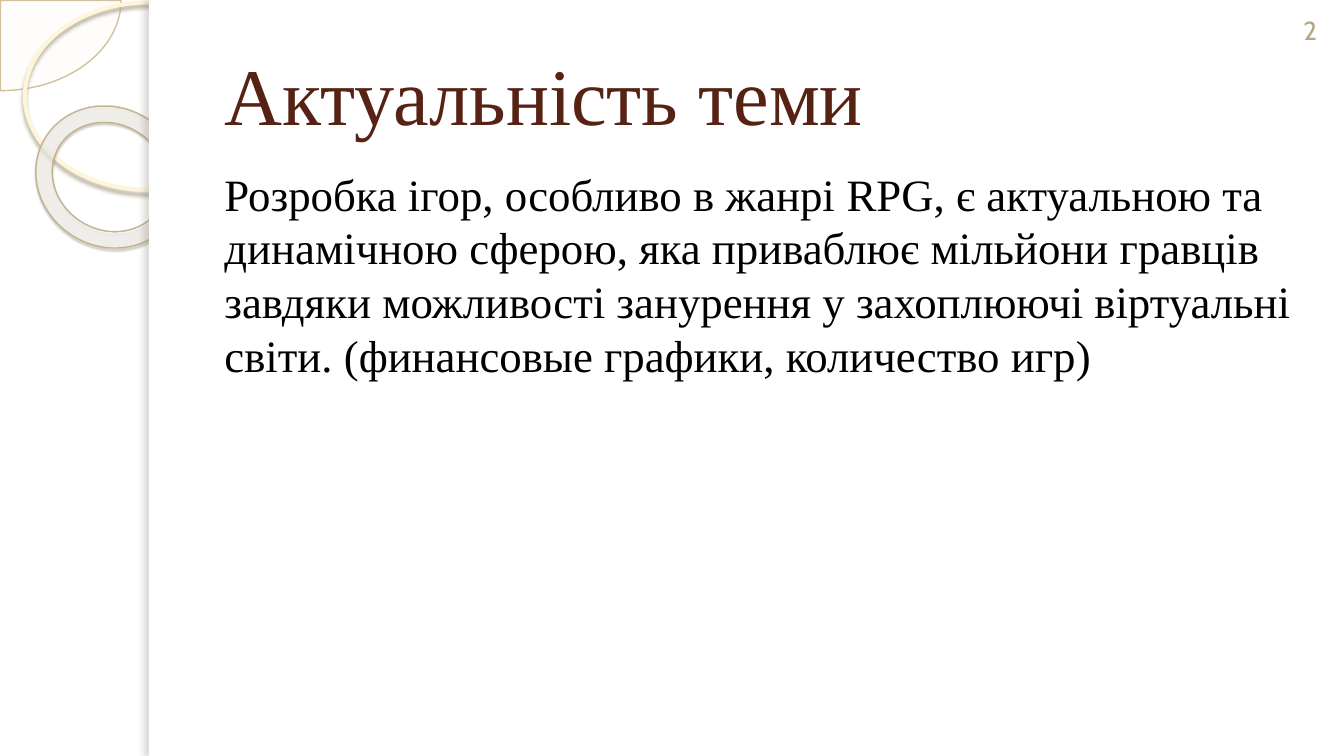
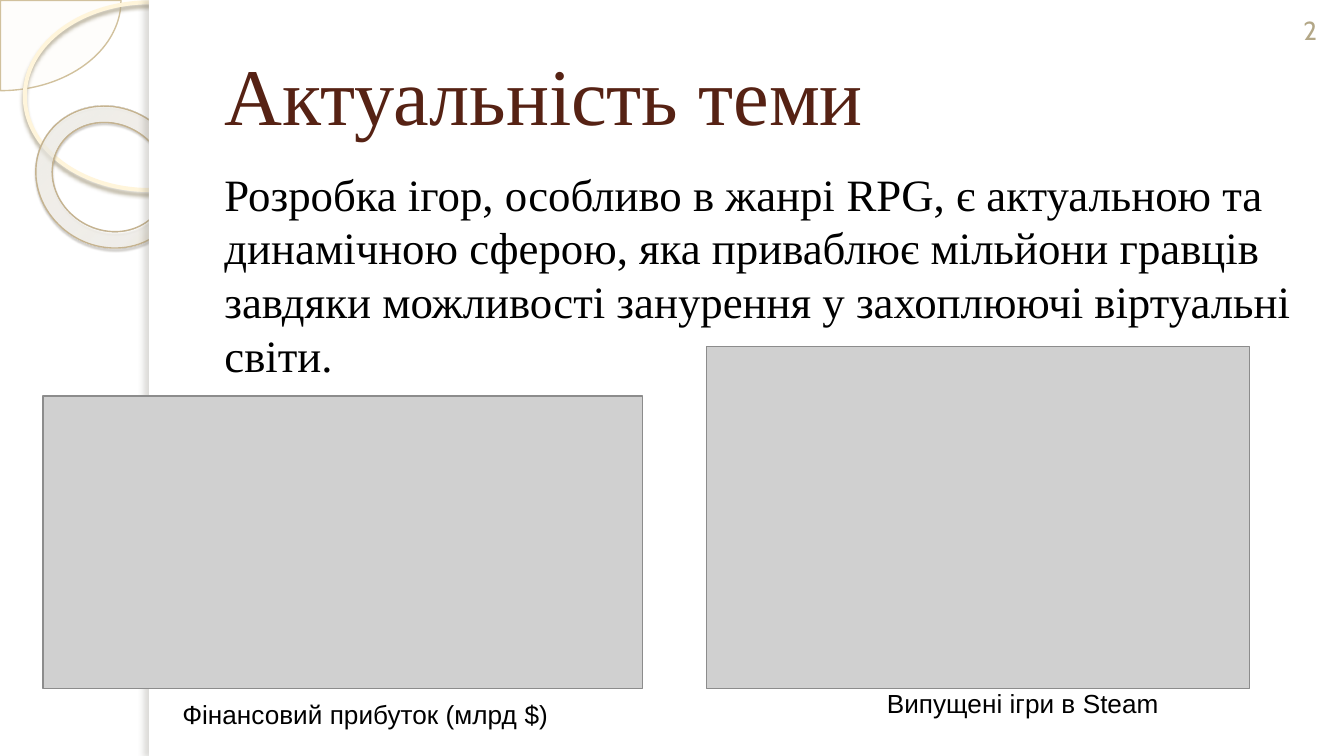
Before and after one commit to mcmcmax437/3D-RPG-Diploma-Thesis, a slide deck: slide 2 of Documents/Презентація_Терешкович_ІТ-02_ПредЗахист.pptx. Drawn at 1344x756 pixels with LibreOffice and Linux fonts; fonts in the diff are those of the drawing; grey boxes stand for pictures; background and template pictures are left out. Boxes give left, top, right and bottom in pixels: in the first picture for what was removed or moved away, otherwise in the second. Text is boxed around its words. In the diff, an @@ line names an element or a change of style, - is before the commit and + after.

```diff
--- a/Documents/Презентація_Терешкович_ІТ-02_ПредЗахист.pptx
+++ b/Documents/Презентація_Терешкович_ІТ-02_ПредЗахист.pptx
@@ text at <box>224,179,1290,373</box>: text changed @@
-Розробка ігор, особливо в жанрі RPG, є актуальною та динамічною сферою, яка приваблює мільйони гравців завдяки можливості занурення у захоплюючі віртуальні світи. (финансовые графики, количество игр)
+Розробка ігор, особливо в жанрі RPG, є актуальною та динамічною сферою, яка приваблює мільйони гравців завдяки можливості занурення у захоплюючі віртуальні світи.
@@ picture added at <box>706,347,1249,689</box> @@
@@ picture added at <box>43,396,642,689</box> @@
@@ text added at <box>182,704,517,730</box>, 14 pt, text #000000 @@
+Фінансовий прибуток (млрд $)
@@ text added at <box>887,694,1159,719</box>, 14 pt, text #000000 @@
+Випущені ігри в Steam
```
Also in this commit, not shown: 6 other slides changed, 5 slides added, 2 slides removed, 12 other files.
